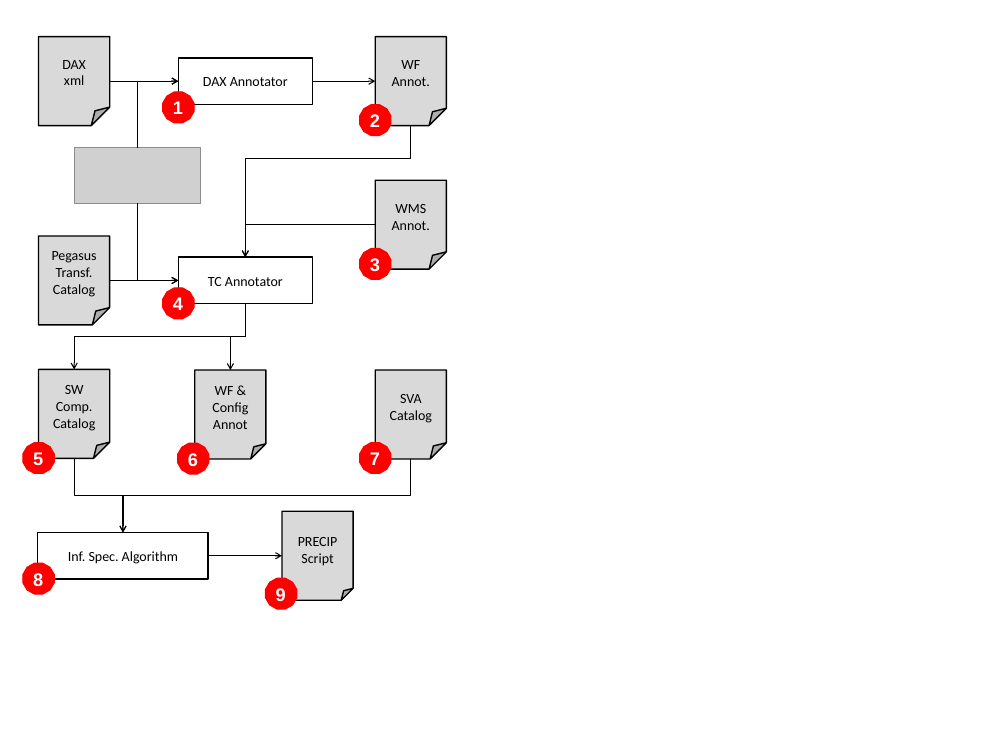
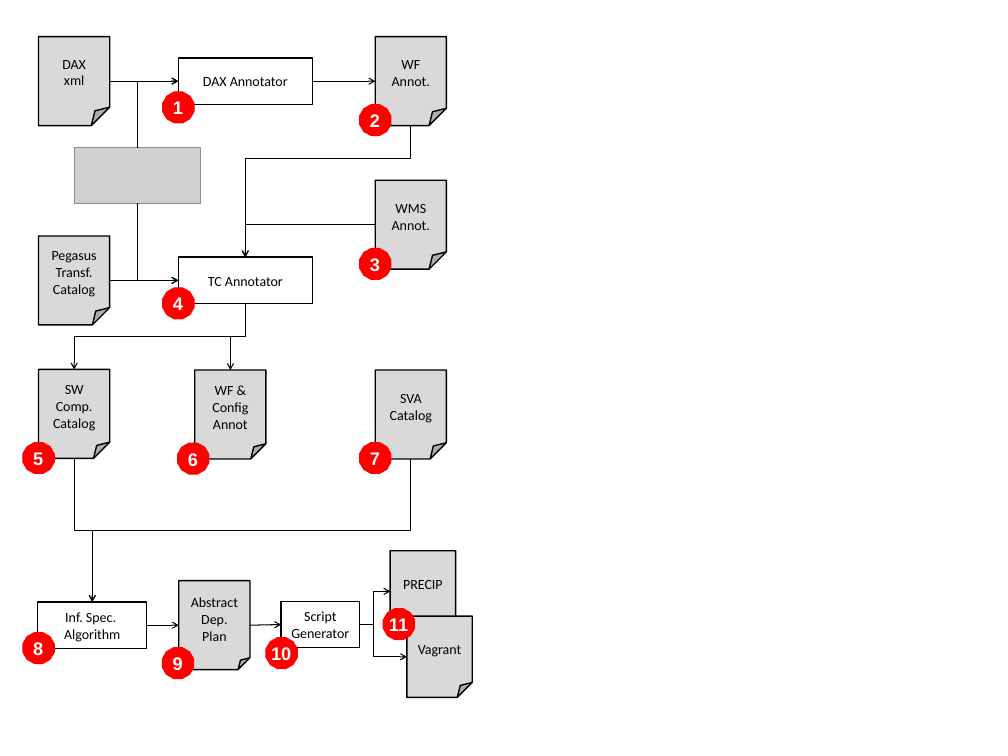
Before and after one commit to rafaelfsilva/workflow-reproducibility, a slide deck: slide 5 of data/Diagrams.pptx (slide 4 before the commit). Drawn at 1008x756 pixels with LibreOffice and Linux fonts; fonts in the diff are those of the drawing; grey boxes stand for pictures. Boxes give left, top, right and bottom in pixels: in the first picture for what was removed or moved away, otherwise in the second. Text is boxed around its words. In the diff, an @@ line names an element or a change of style, - is before the commit and + after.

```diff
--- a/data/Diagrams.pptx
+++ b/data/Diagrams.pptx
@@ elbow arrow moved from (75, 459) - (123, 532) to (75, 459) - (93, 602) @@
@@ elbow arrow moved from (411, 459) - (123, 532) to (411, 459) - (93, 602) @@
@@ text in folded corner at [301,553,333,566]: paragraph removed @@
-Script
@@ folded corner "PRECIP": place and size @@
-folded corner "PRECIP" at [282,511,354,600]
+folded corner "PRECIP" at [390,550,456,632]
@@ folded corner "PRECIP" at [390,550,456,632]: proportions changed @@
@@ folded corner added at [178,581,250,669], fill #D9D9D9, outline #000000 1 pt, 10 pt, text #000000 @@
+Abstract
+Dep. Plan
@@ elbow arrow added from (360, 625) to (390, 592), #000000 0.75 pt @@
@@ rectangle "Inf. Spec.": place and size @@
-rectangle "Inf. Spec." at [37,532,208,579]
+rectangle "Inf. Spec." at [37,602,146,648]
@@ text in rectangle at [64,612,120,642]: text changed @@
-Inf. Spec. Algorithm
+Inf. Spec.
+Algorithm
@@ arrow moved from (208, 555) - (282, 555) to (147, 625) - (178, 625) @@
@@ arrow added from (250, 625) to (281, 625), #000000 0.75 pt @@
@@ rectangle added at [281,602,360,648], fill #FFFFFF, outline #000000 1 pt, 10 pt, text #000000 @@
+Script
+Generator
@@ elbow arrow added from (360, 625) to (407, 657), #000000 0.75 pt @@
@@ dodecagon added at [383,609,414,640], fill #FF0000, outline #FF0000 0.75 pt @@
@@ text added at [389,618,408,631], 13 pt, text #FFFFFF, bold @@
+11
@@ folded corner added at [407,616,473,698], fill #D9D9D9, outline #000000 1 pt, 10 pt, text #000000 @@
+Vagrant
@@ text "8": place and size @@
-text "8" at [33,572,43,590]
+text "8" at [33,641,43,659]
@@ dodecagon: place and size @@
-dodecagon at [23,563,54,595]
+dodecagon at [23,633,54,664]
@@ text "9": place and size @@
-text "9" at [276,588,286,601]
+text "9" at [173,657,183,670]
@@ dodecagon: place and size @@
-dodecagon at [265,579,296,610]
+dodecagon at [162,647,194,678]
@@ dodecagon added at [266,638,297,669], fill #FF0000, outline #FF0000 0.75 pt @@
@@ text added at [271,647,291,660], 13 pt, text #FFFFFF, bold @@
+10
```
Also in this commit, not shown: 1 slide added, 2 other files.
